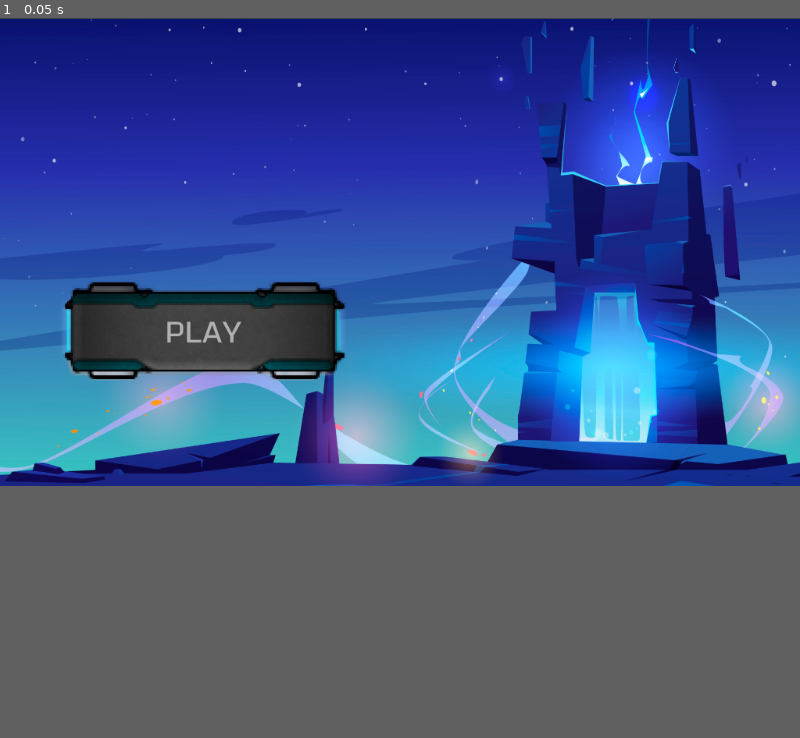
Above: before the commit, frame 1.
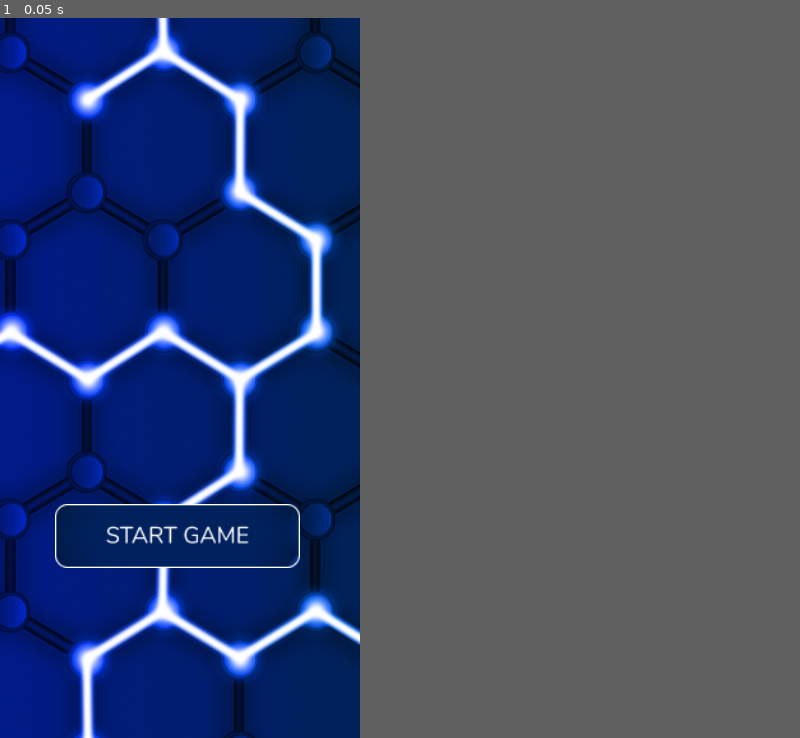
Above: after the commit, the same moment.

Repository: veb7vmehra/chain-game
Game: Godot game, scene res://main.tscn
Same seed, same stepped clock (60 frames per second), same inputs: the game is played once before the commit and once after it. The project has no main scene, so this scene is started directly.
Inputs:
- Up to frame 1 (0.05 s): no input
The window is 800x468 before the commit and 360x720 after it. Grey fills any space a smaller window leaves; there, only what the larger window draws over its background counts as a difference.

The runs differ from the first frame. In frame 1, 56% of the frame differs, in the area x 0-100%, y 0-100%.
Error in both runs: Attempt to call function 'connect' in base 'null instance' on a null instance. (res://main.gd:19)

Commit message:
new basic ui
hello

Diff:
--- a/client/main.tscn
+++ b/client/main.tscn
@@ -1,23 +1,24 @@
 [gd_scene load_steps=4 format=2]
 
 [ext_resource path="res://main.gd" type="Script" id=1]
-[ext_resource path="res://assets/Rectangle 7.png" type="Texture" id=2]
-[ext_resource path="res://assets/play.png" type="Texture" id=3]
+[ext_resource path="res://assets/background.png" type="Texture" id=2]
+[ext_resource path="res://assets/login button.png" type="Texture" id=3]
 
 [node name="main" type="Node"]
 script = ExtResource( 1 )
 
 [node name="Sprite" type="Sprite" parent="."]
-position = Vector2( 512.794, 300.617 )
-scale = Vector2( 0.534949, 0.554281 )
+position = Vector2( 179.692, 362.046 )
+scale = Vector2( 1.00154, 1.03774 )
 texture = ExtResource( 2 )
 
 [node name="TextureButton" type="TextureButton" parent="."]
-margin_left = 76.0
-margin_top = 337.0
-margin_right = 446.0
-margin_bottom = 465.0
+margin_left = 55.0
+margin_top = 486.0
+margin_right = 300.0
+margin_bottom = 550.0
 texture_normal = ExtResource( 3 )
+expand = true
 __meta__ = {
 "_edit_use_anchors_": false
 }
--- a/client/project.godot
+++ b/client/project.godot
@@ -18,9 +18,15 @@
 config/name="Client"
 config/icon="res://icon.png"
 
+[display]
+
+window/size/width=360
+window/size/height=720
+
 [rendering]
 
 quality/driver/driver_name="GLES2"
 vram_compression/import_etc=true
 vram_compression/import_etc2=false
 environment/default_environment="res://default_env.tres"
+quality/size/width=320
Binary file added: client/assets/Grass/Grass01.png
Not shown, added: client/assets/Grass/Grass01.png.import
Not shown, added: client/assets/Grass/Grass02.png.import
Binary file added: client/assets/Grass/Grass03.png
Not shown, added: client/assets/Grass/Grass03.png.import
Not shown, added: client/assets/Grass/Grass04.png.import
Binary file added: client/assets/Grass/Grass05.png
Not shown, added: client/assets/Grass/Grass05.png.import
Binary file added: client/assets/Grass/Grass06.png
Not shown, added: client/assets/Grass/Grass06.png.import
Binary file added: client/assets/Grass/Grass07.png
Not shown, added: client/assets/Grass/Grass07.png.import
(and 33 more such lines)
